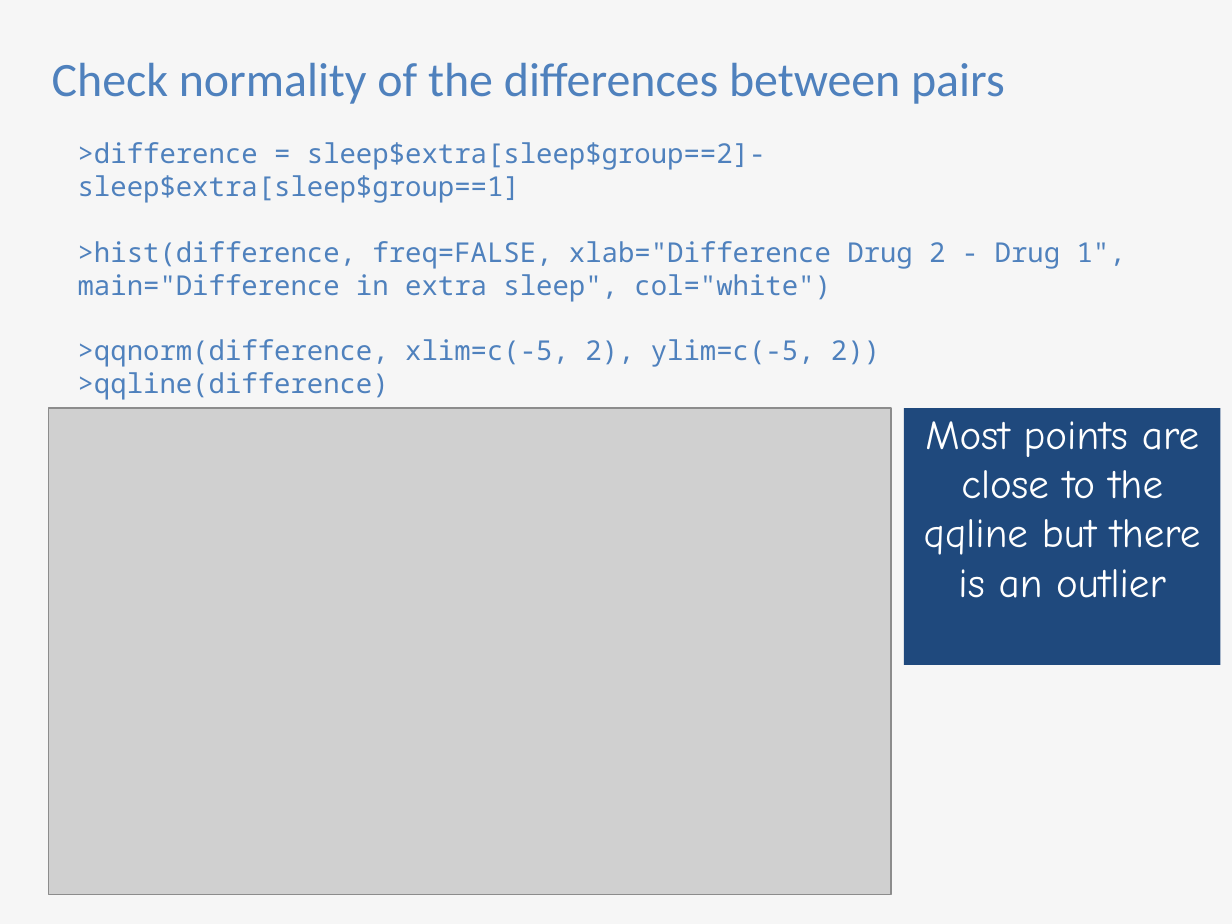
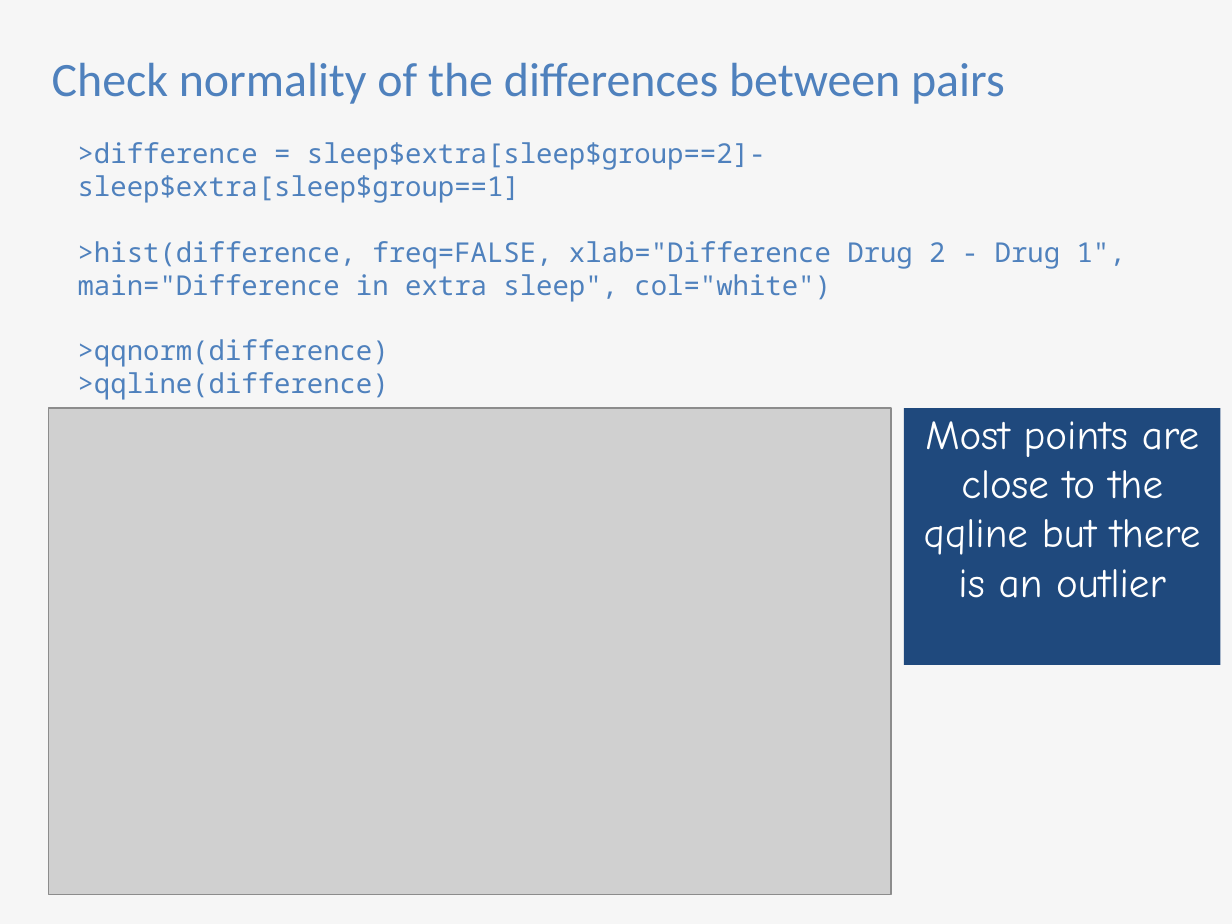
Before and after one commit to sib-swiss/first-steps-with-R-training, a slide deck: slide 20 of assets/pptx/First-steps-with-R_day2_afternoon.pptx. Drawn at 1232x924 pixels with LibreOffice and Linux fonts; fonts in the diff are those of the drawing; grey boxes stand for pictures. Boxes give left, top, right and bottom in pixels: in the first picture for what was removed or moved away, otherwise in the second. Text is boxed around its words. In the diff, an @@ line names an element or a change of style, - is before the commit and + after.

```diff
--- a/assets/pptx/First-steps-with-R_day2_afternoon.pptx
+++ b/assets/pptx/First-steps-with-R_day2_afternoon.pptx
@@ text at [78,339,389,367]: text changed @@
->qqnorm(difference, xlim=c(-5, 2), ylim=c(-5, 2))
+>qqnorm(difference)
```
Also in this commit, not shown: 7 other slides changed, 1 other file.
